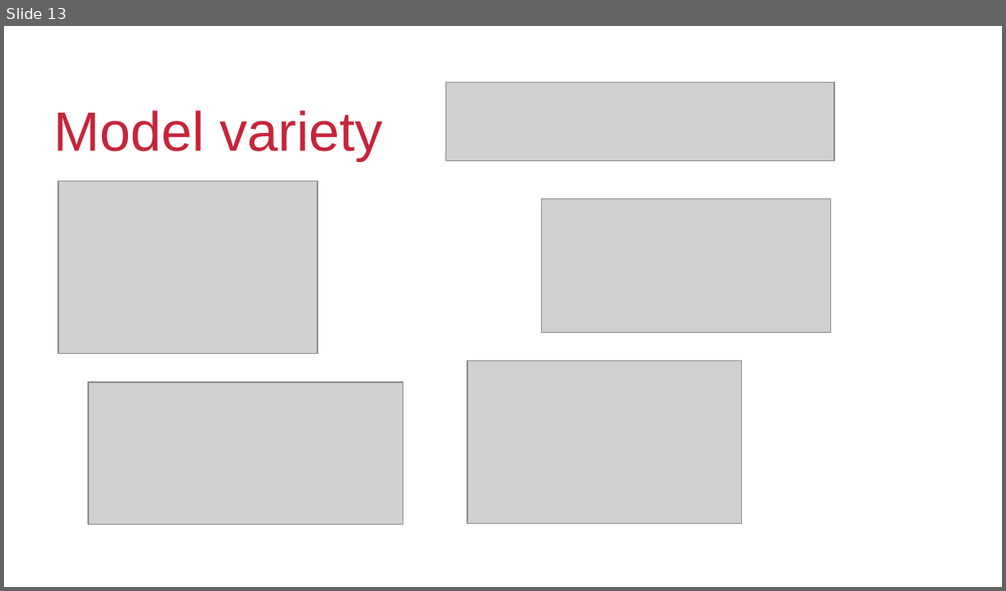
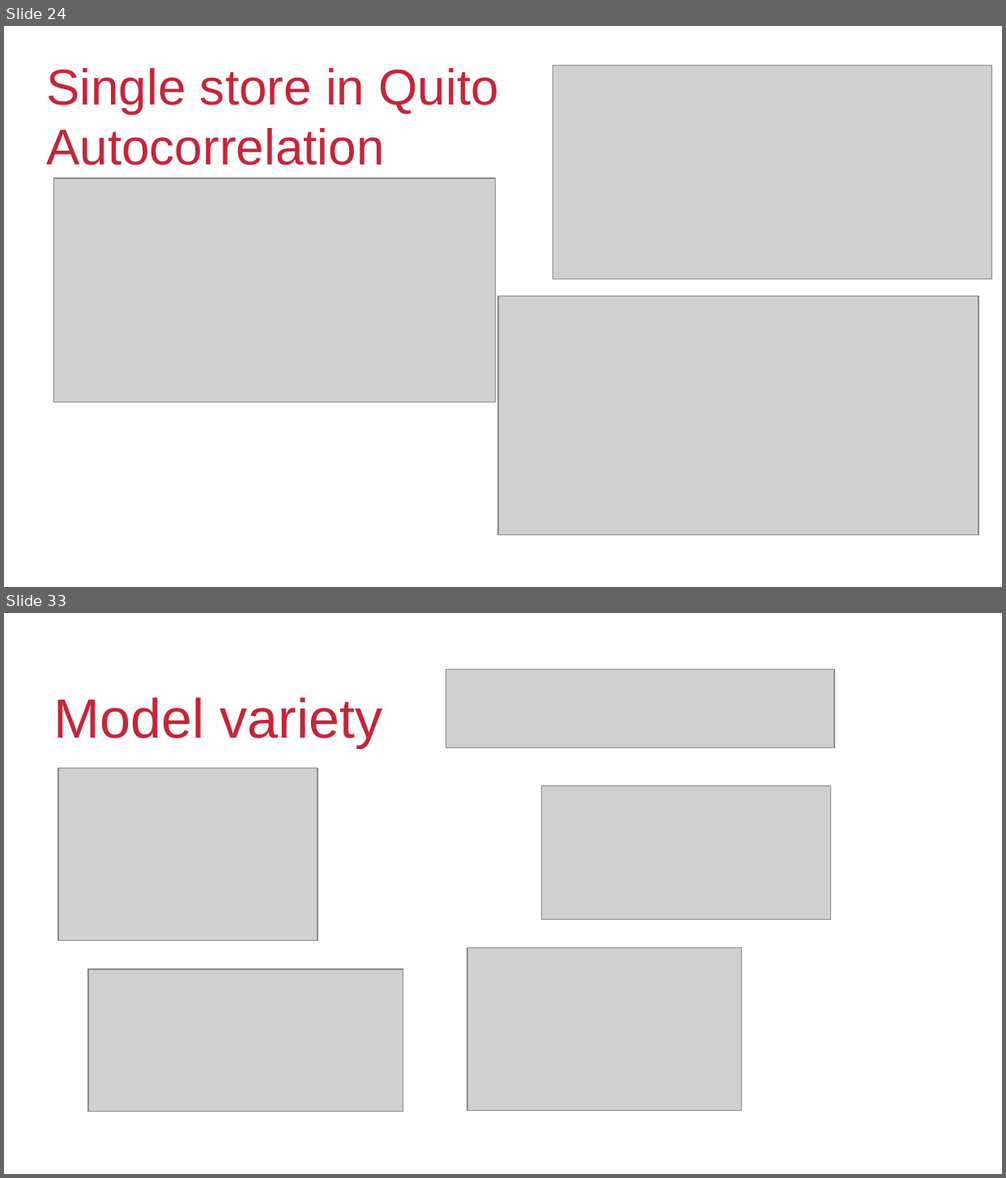
Before and after one commit to kalyanb29/Corporation-Favorita, a slide deck: Analytics.pptx. Shown one above the other, each under a label of ours: slide 13 before the commit, slides 24 and 33 after it; the slides between them are not shown. The pictures are 1006x591 and 1006x1178 pixels, drawn with LibreOffice and Linux fonts; fonts in the diff are those of the drawing; grey boxes stand for pictures; background and template pictures are left out. Boxes give left, top, right and bottom in pixels: in the first picture for what was removed or moved away, otherwise in the second. Text is boxed around its words. In the diff, an @@ line names an element or a change of style, - is before the commit and + after.

```diff
--- a/Analytics.pptx
+++ b/Analytics.pptx
@@ slide 24 added at box(4, 26, 1002, 587), background #FFFFFF; not listed: 1 template element that a slide beside it also shows @@
@@ text added at box(46, 68, 499, 165), 40 pt, text #C7243A @@
+Single store in Quito
+Autocorrelation
@@ picture added at box(552, 65, 992, 279) @@
@@ picture added at box(53, 178, 496, 402) @@
@@ picture added at box(498, 296, 979, 535) @@
@@ what was slide 13 is now slide 33 @@
```
Also in this commit, not shown: 2 slides changed, 23 other slides added, 4 slides removed.
